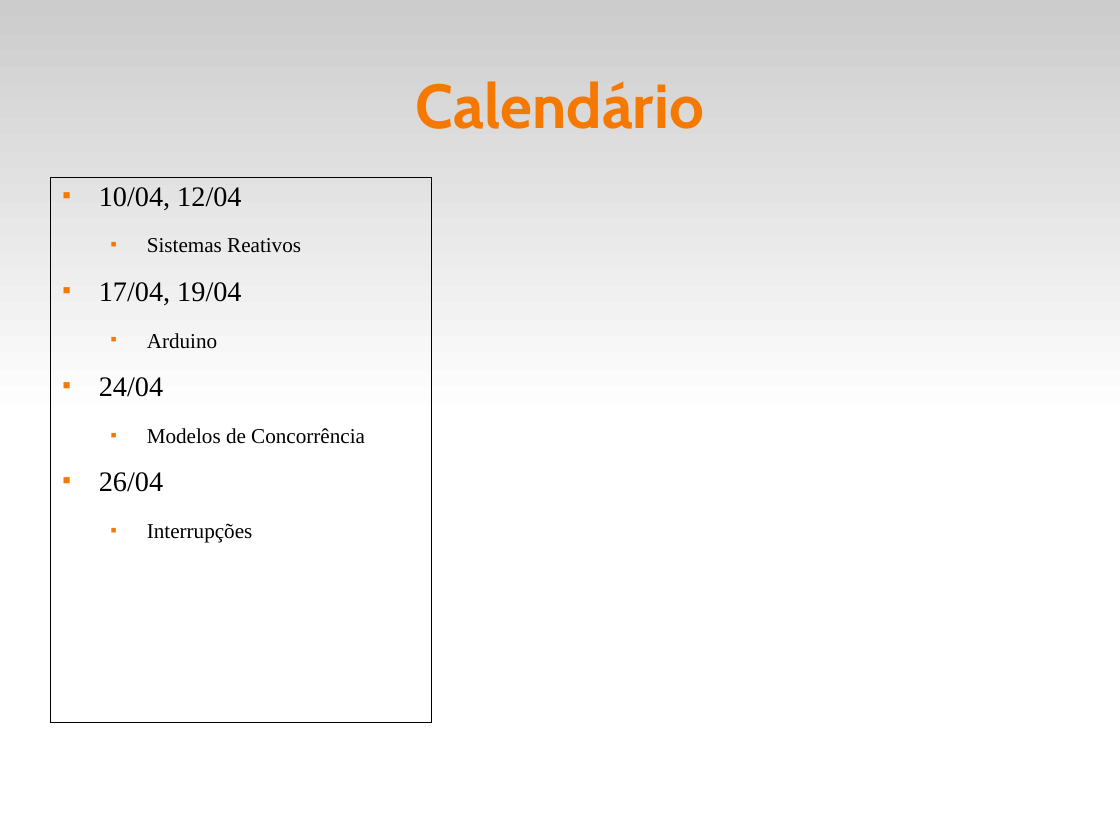
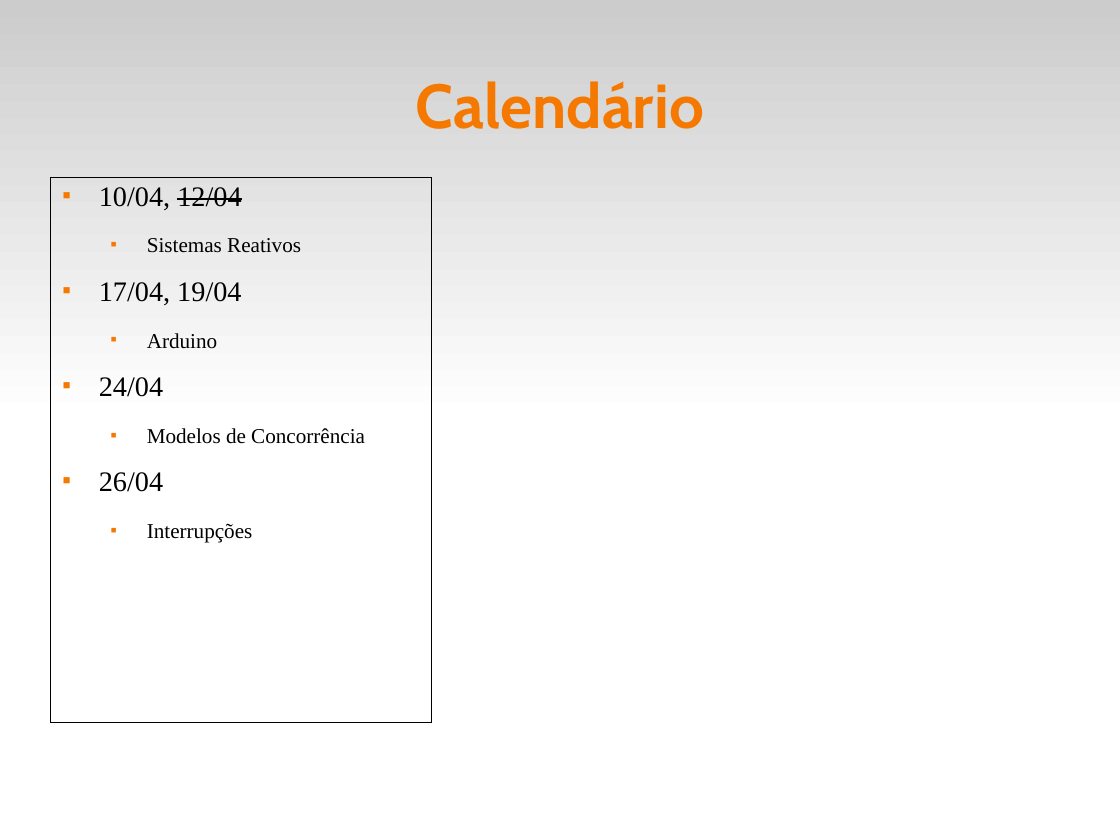
Before and after one commit to fsantanna-uerj/reativos, a slide deck: slide 15 of slides/00_intro.odp. Drawn at 1120x840 pixels with LibreOffice and Linux fonts; fonts in the diff are those of the drawing. Boxes give left, top, right and bottom in pixels: in the first picture for what was removed or moved away, otherwise in the second. Text is boxed around its words. In the diff, an @@ line names an element or a change of style, - is before the commit and + after.

```diff
--- a/slides/00_intro.odp
+++ b/slides/00_intro.odp
@@ text at (99, 187, 241, 210): strikethrough on in "12/04" @@
```
Also in this commit, not shown: 1 other slide changed, 1 other file.
